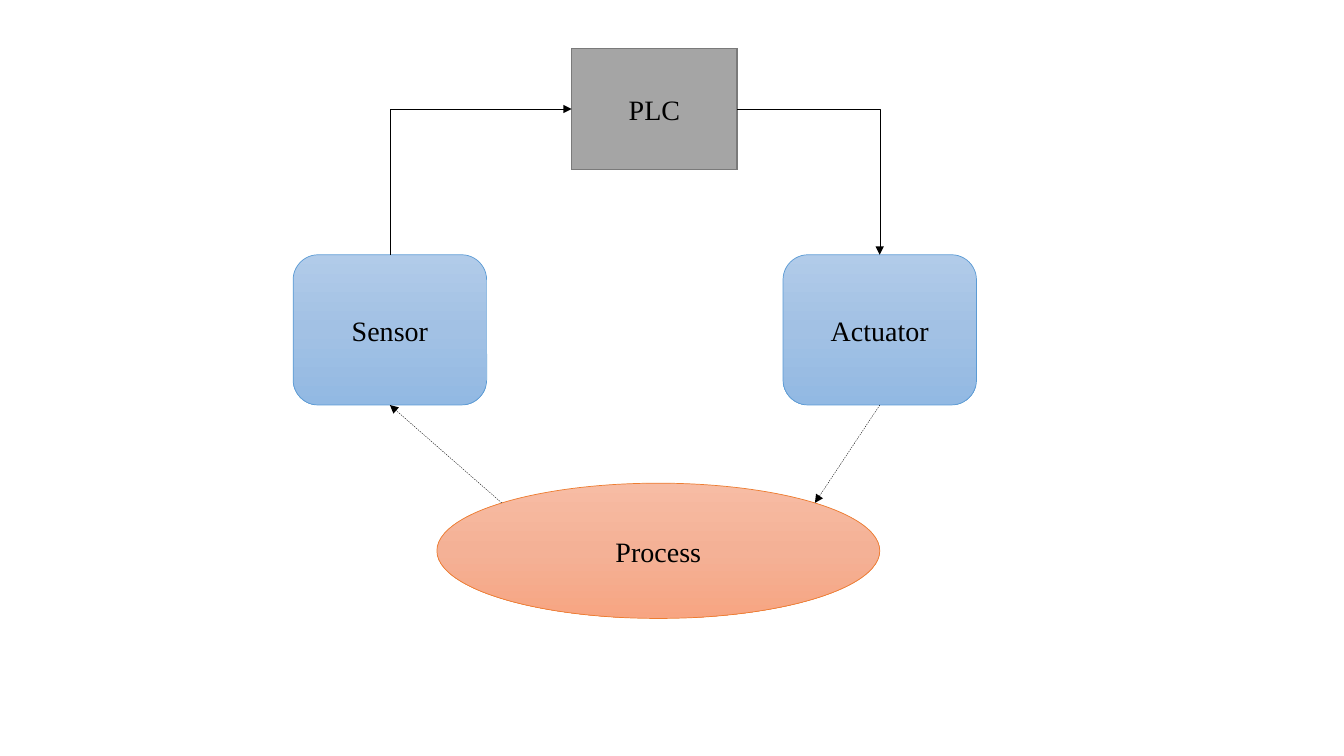
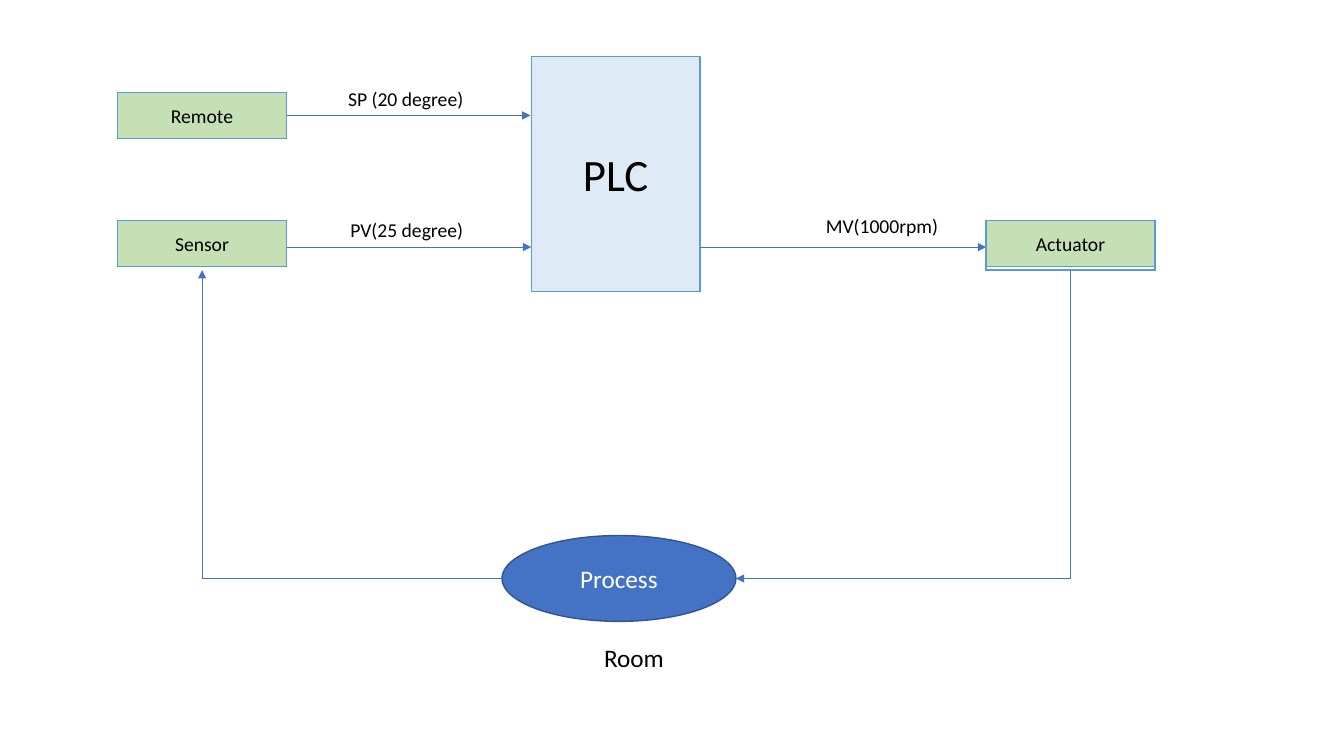
Before and after one commit to lavishthomas/PythonAlgorithms, a slide deck: slide 7 of SystemDesign.pptx (slide 1 before the commit). Drawn at 1344x756 pixels with LibreOffice and Linux fonts; fonts in the diff are those of the drawing. Boxes give left, top, right and bottom in pixels: in the first picture for what was removed or moved away, otherwise in the second. Text is boxed around its words. In the diff, an @@ line names an element or a change of style, - is before the commit and + after.

```diff
--- a/SystemDesign.pptx
+++ b/SystemDesign.pptx
@@ rectangle "PLC": place and size @@
-rectangle "PLC" at box(572, 48, 737, 169)
+rectangle "PLC" at box(531, 56, 701, 291)
@@ rectangle "PLC" at box(531, 56, 701, 291): size 20 to 32 pt, font Times New Roman to Calibri; fill #A5A5A5 to #DEEBF7; outline #7A7A7A 1 pt to #5B9BD5 1 pt @@
@@ rectangle added at box(118, 93, 287, 139), fill #C5E0B4, outline #5B9BD5 1 pt, 14 pt, text #000000 @@
+Remote
@@ arrow added from (286, 116) to (530, 116), #4472C4 0.5 pt @@
@@ text added at box(348, 92, 463, 110), 14 pt, text #000000 @@
+SP (20 degree)
@@ elbow arrow removed from (390, 255) to (572, 109) @@
@@ elbow arrow removed from (737, 109) to (880, 255) @@
@@ rectangle "Sensor": place and size @@
-rectangle "Sensor" at box(293, 255, 487, 405)
+rectangle "Sensor" at box(118, 221, 287, 267)
@@ rectangle "Sensor" at box(118, 221, 287, 267): size 20 to 14 pt, font Times New Roman to Calibri; rounded rectangle to rectangle; fill gradient #B1CBE9 to #A3C1E5 to #93B9E4 to #C5E0B4; outline #5B9BD5 0.5 pt to #5B9BD5 1 pt @@
@@ text added at box(350, 223, 463, 241), 14 pt, text #000000 @@
+PV(25 degree)
@@ text added at box(826, 219, 938, 236), 14 pt, text #000000 @@
+MV(1000rpm)
@@ rectangle "Actuator": place and size @@
-rectangle "Actuator" at box(783, 255, 977, 405)
+rectangle "Actuator" at box(986, 224, 1155, 270)
@@ rectangle "Actuator" at box(986, 224, 1155, 270): size 20 to 14 pt, font Times New Roman to Calibri; rounded rectangle to rectangle; fill gradient #B1CBE9 to #A3C1E5 to #93B9E4 to #FFFFFF; outline #5B9BD5 0.5 pt to #5B9BD5 1 pt @@
@@ rectangle added at box(986, 221, 1155, 267), fill #C5E0B4, outline #5B9BD5 1 pt, 14 pt, text #000000 @@
+Actuator
@@ arrow added from (286, 247) to (531, 247), #4472C4 0.5 pt @@
@@ arrow added from (701, 247) to (986, 247), #4472C4 0.5 pt @@
@@ elbow arrow added from (502, 579) to (202, 270), #4472C4 0.5 pt @@
@@ elbow arrow added from (1071, 270) to (736, 579), #4472C4 0.5 pt @@
@@ arrow removed from (502, 503) to (390, 405) @@
@@ arrow removed from (880, 405) to (815, 503) @@
@@ ellipse "Process": place and size @@
-ellipse "Process" at box(437, 483, 879, 618)
+ellipse "Process" at box(502, 535, 736, 621)
@@ ellipse "Process" at box(502, 535, 736, 621): size 20 to 18 pt, font Times New Roman to Calibri, text colour #000000 to #FFFFFF; fill gradient #F7BDA5 to #F5B196 to #F8A582 to #4472C4; outline #ED7D31 0.5 pt to #325491 1 pt @@
@@ text added at box(604, 650, 664, 667), 18 pt, text #000000 @@
+Room
```
Also in this commit, not shown: 1 other slide changed, 5 slides added, 8 other files.
